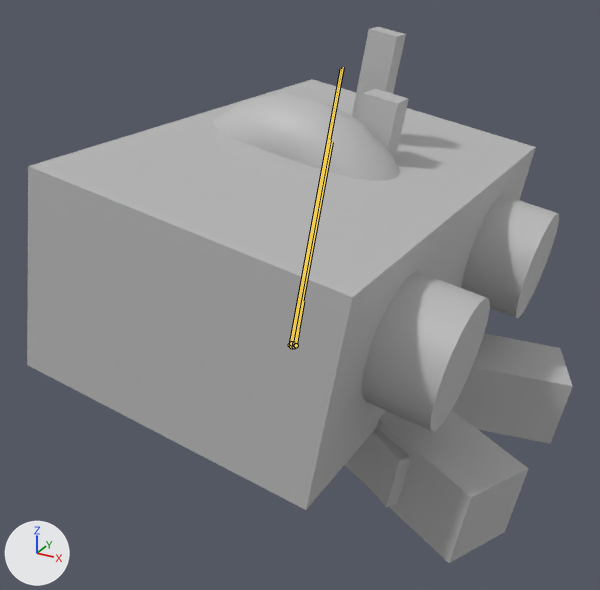
The FBX model Assets/Models/robot.fbx, before and after one commit.
Before and after are seen from a 50 mm camera at (110.1, -194.6, 114.9) aimed at (9.7, -12.0, 23.6). Lighting does not change. The marker at lower left points along +X, +Y and +Z. Both versions are drawn at frame 601 of the action 'Take 001'; the numbers are the values there. The bones that change are drawn over the model as lines.

Objects in the first picture: 'robotAntennae1', 'robotAntennae2', 'robotHead', 'robotLeftEye', 'robotLeftLowerArm', 'robotLeftUpperArm', 'robotRightEye', 'robotRightUpperArm', 'robotWheel'.
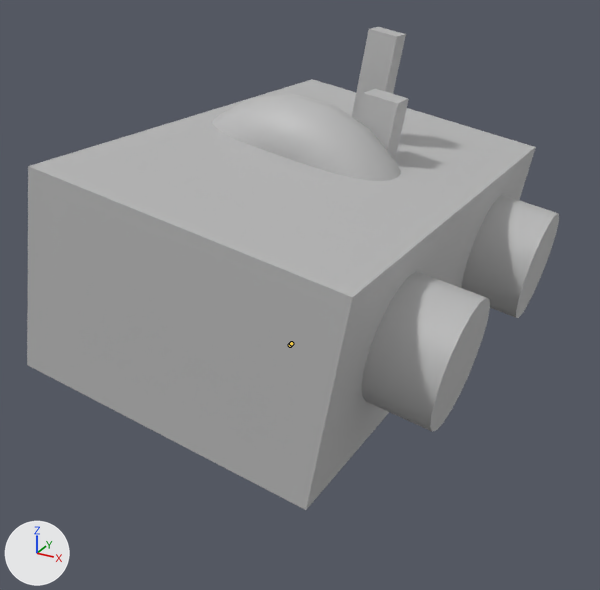
Location of each change, (x1, y1, x2, y2) in pixels of the pictures (600 x 590 px):
'robotRightUpperArm', posed (not visible afterwards): before (344, 410, 528, 563)
'robotLeftUpperArm', posed (not visible afterwards): before (452, 333, 573, 444)
'robotLeftLowerArm', posed (not visible afterwards): before (348, 428, 411, 507)
bone 'RightArm', root to tip: before (290, 345) to (341, 69); after (290, 345) to (290, 343)
bone 'RightForearm', root to tip: before (291, 346) to (330, 140); after (290, 345) to (290, 343)
bone 'RightHand', root to tip: before (294, 346) to (295, 341); after (290, 345) to (290, 345)
bone 'LeftArm', root to tip: before (291, 343) to (343, 67); after (291, 343) to (292, 341)
bone 'LeftForearm', root to tip: before (294, 344) to (332, 142); after (291, 343) to (292, 342)
bone 'LeftHand', root to tip: before (295, 345) to (303, 301); after (291, 343) to (292, 343)
bone 'RightUpperHand', root to tip: before (295, 345) to (298, 330); after (291, 343) to (291, 343)
bone 'LeftUpperHand', root to tip: before (296, 345) to (298, 330); after (291, 343) to (291, 343)

What the commit changed:
Bone 'RightArm' (bone_rightarm) is rescaled from (1.0, 1.0, 1.0) to (0.01, 0.01, 0.01).
Bone 'RightForearm' (bone_rightforearm) is rescaled from (1.0, 1.0, 1.0) to (0.01, 0.01, 0.01).
Bone 'RightHand' (bone_righthand) is rescaled from (1.0, 1.0, 1.0) to (0.01, 0.01, 0.01).
Bone 'LeftArm' (bone_leftarm) is rescaled from (1.0, 1.0, 1.0) to (0.01, 0.01, 0.01).
Bone 'LeftForearm' (bone_leftforearm) is rescaled from (1.0, 1.0, 1.0) to (0.01, 0.01, 0.01).
Bone 'LeftHand' (bone_lefthand) is rescaled from (1.0, 1.0, 1.0) to (0.01, 0.01, 0.01).
Bone 'RightUpperHand' (bone_rightupperhand) is rescaled from (1.0, 1.0, 1.0) to (0.01, 0.01, 0.01).
Bone 'LeftUpperHand' (bone_leftupperhand) is rescaled from (1.0, 1.0, 1.0) to (0.01, 0.01, 0.01).
